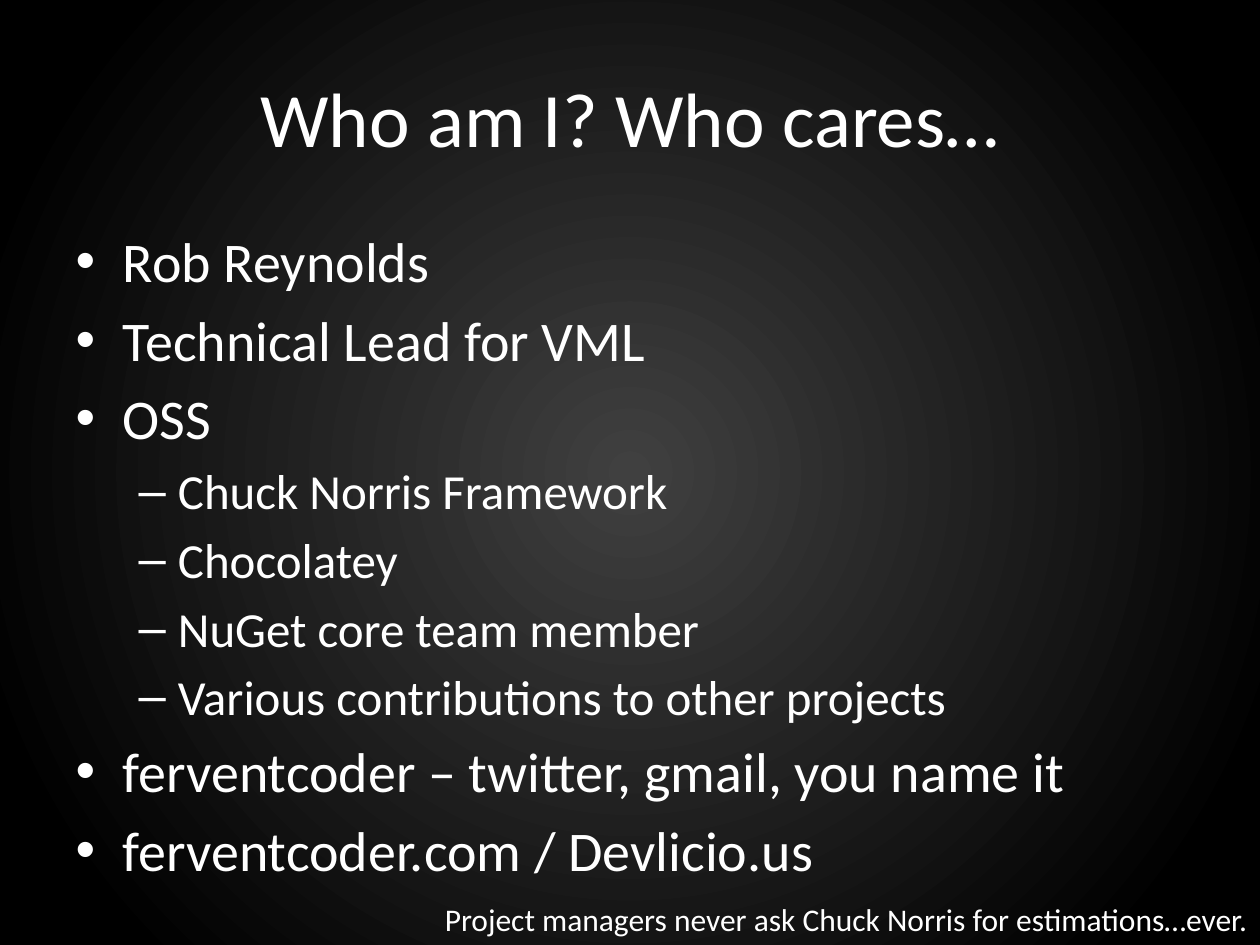
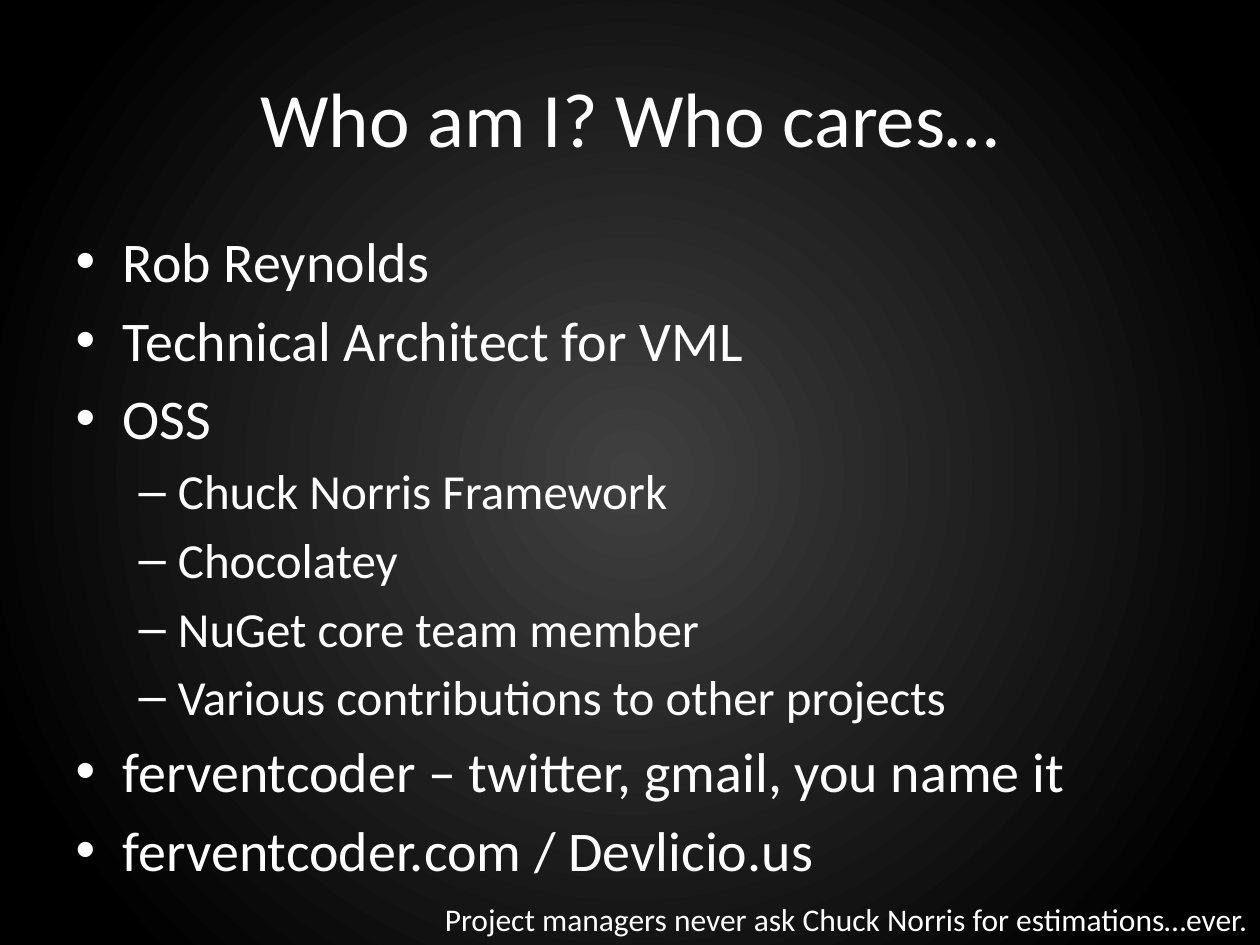
Before and after one commit to ferventcoder/presentations, a slide deck: slide 3 of windows/chocolatey/chocolatey.pptx (slide 2 before the commit). Drawn at 1260x945 pixels with LibreOffice and Linux fonts; fonts in the diff are those of the drawing; background and template pictures are left out. Boxes give left, top, right and bottom in pixels: in the first picture for what was removed or moved away, otherwise in the second. Text is boxed around its words. In the diff, an @@ line names an element or a change of style, - is before the commit and + after.

```diff
--- a/windows/chocolatey/chocolatey.pptx
+++ b/windows/chocolatey/chocolatey.pptx
@@ text at [123,322,742,362]: text changed @@
-• Technical Lead for VML
+• Technical Architect for VML
```
Also in this commit, not shown: 4 other slides changed, 2 slides added.
